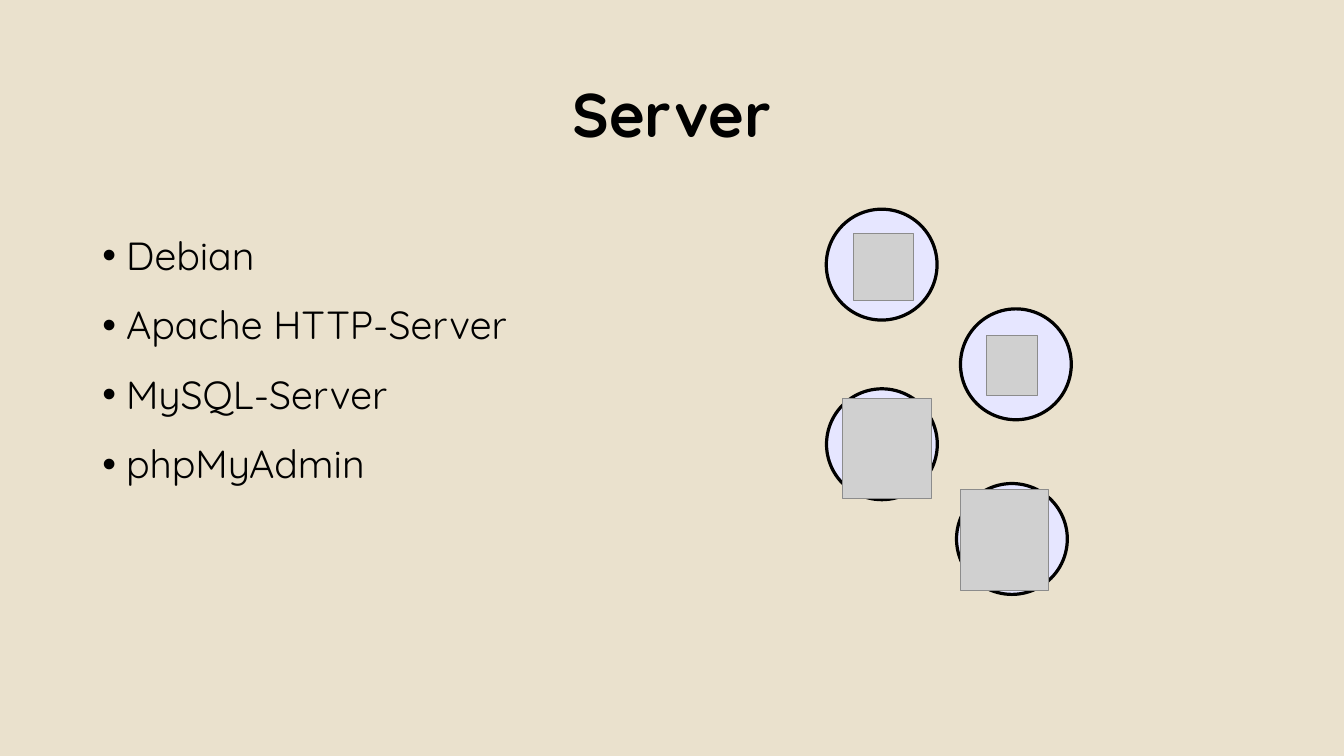
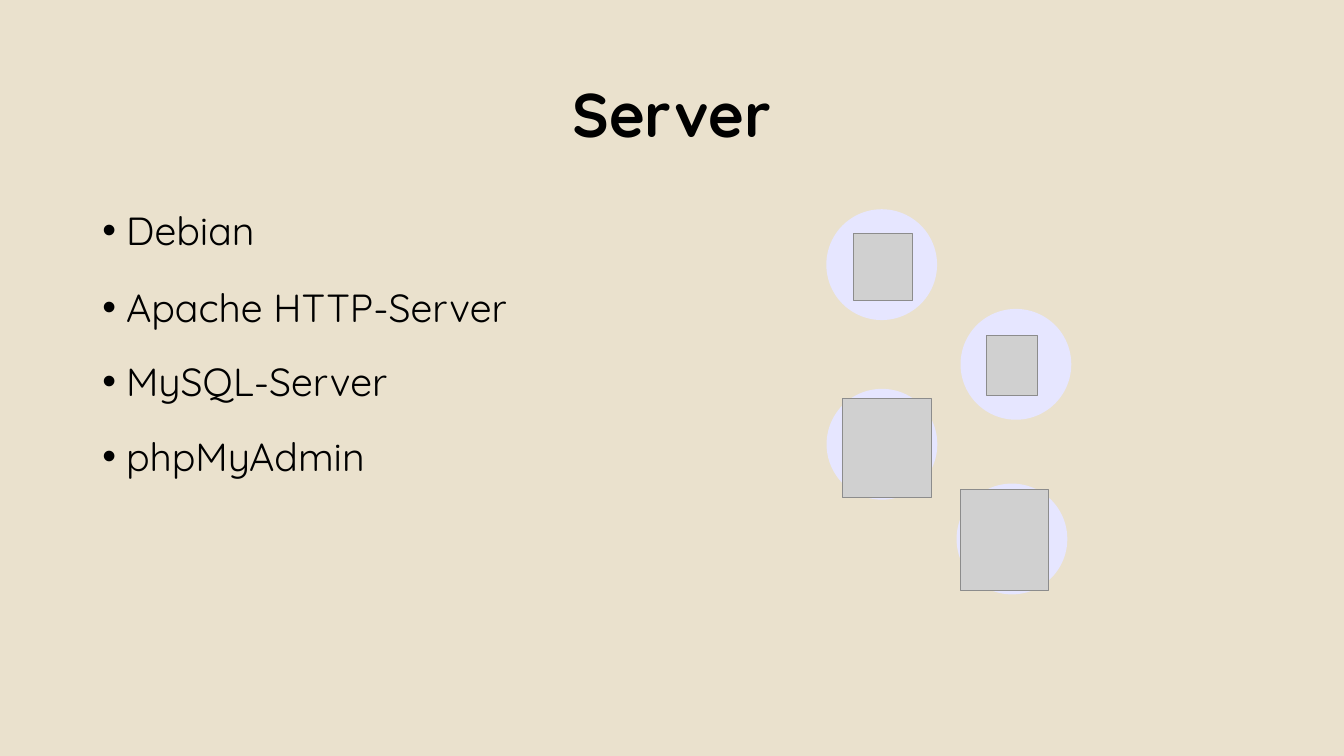
Before and after one commit to Alergeek/Dokumentation, a slide deck: slide 20 of Docs/AbschlussPräsi_lo.pptx (slide 19 before the commit). Drawn at 1344x756 pixels with LibreOffice and Linux fonts; fonts in the diff are those of the drawing; grey boxes stand for pictures; background and template pictures are left out. Boxes give left, top, right and bottom in pixels: in the first picture for what was removed or moved away, otherwise in the second. Text is boxed around its words. In the diff, an @@ line names an element or a change of style, - is before the commit and + after.

```diff
--- a/Docs/AbschlussPräsi_lo.pptx
+++ b/Docs/AbschlussPräsi_lo.pptx
@@ text "Debian" at [126,216,506,479]: line spacing 0.9 to 1 @@
@@ outline #000000 2.3 pt to none in 4 elements at [961,309,1072,419], [827,389,938,500], [827,210,938,321], [957,484,1068,595] @@
```
Also in this commit, not shown: 2 other slides changed, 3 slides added, 2 slides removed.
